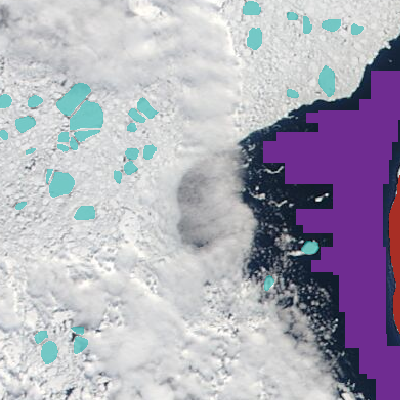
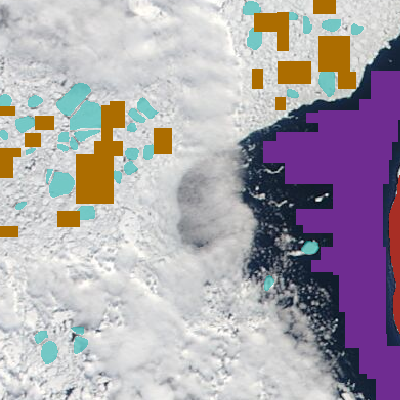
Revision of a layered 400px x 400px image; what changed, layer by layer:
added layer "ice samples" (2nd of 2) above "water" over 0, 0, 356, 237
